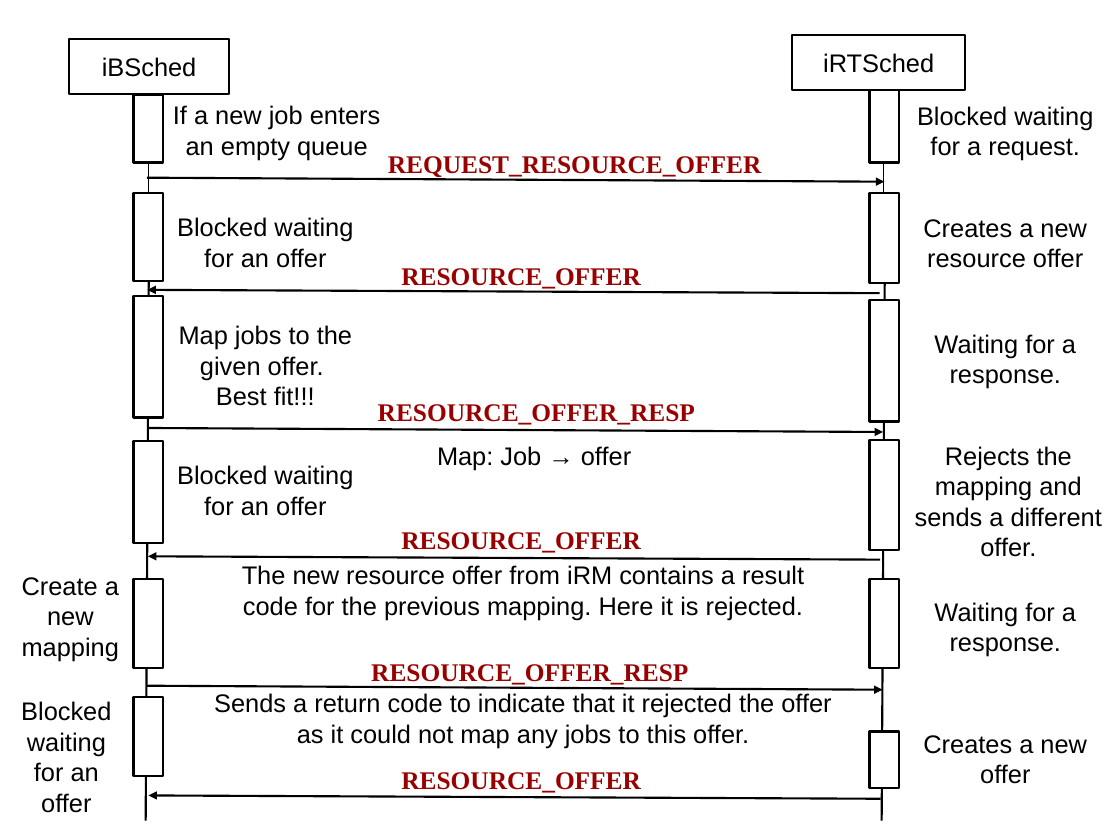
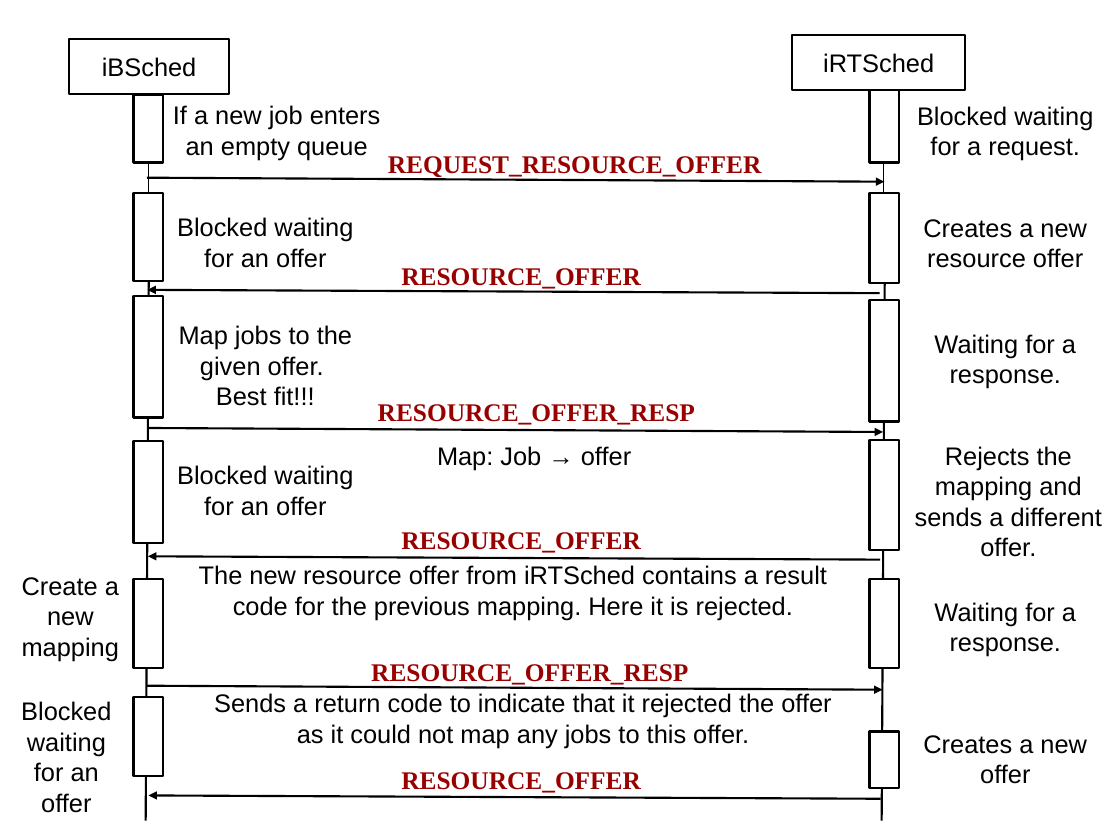
Before and after one commit to sentinel88/Thesis, a slide deck: slide 1 of Guided Research/Documentation/figures.odp. Drawn at 1120x840 pixels with LibreOffice and Linux fonts; fonts in the diff are those of the drawing. Boxes give left, top, right and bottom in pixels: in the first picture for what was removed or moved away, otherwise in the second. Text is boxed around its words. In the diff, an @@ line names an element or a change of style, - is before the commit and + after.

```diff
--- a/Guided Research/Documentation/figures.odp
+++ b/Guided Research/Documentation/figures.odp
@@ text at (199, 565, 827, 620): text changed @@
-The new resource offer from iRM contains a result code for the previous mapping. Here it is rejected.
+The new resource offer from iRTSched contains a result code for the previous mapping. Here it is rejected.
```
Also in this commit, not shown: 1 other slide changed, 12 other files.
